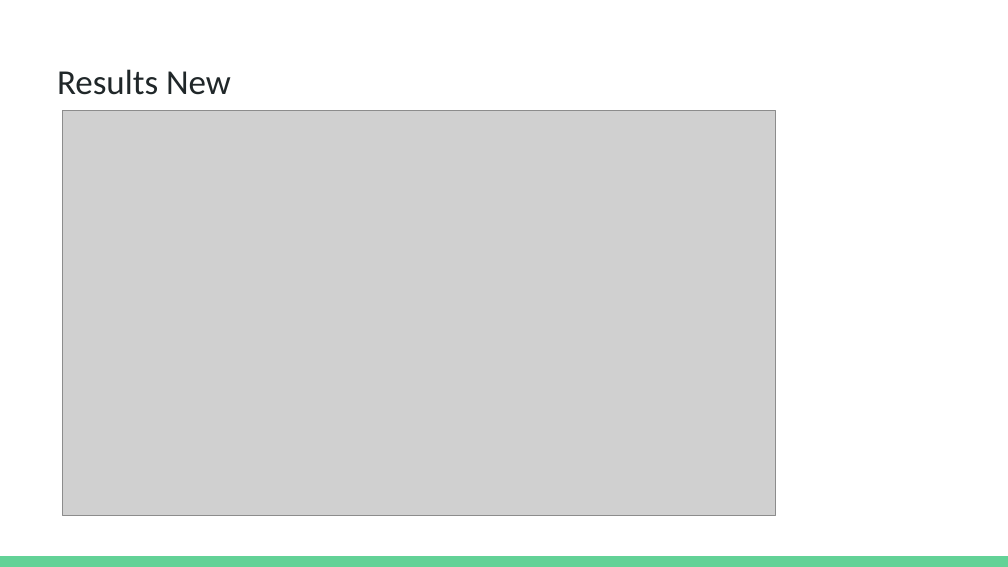
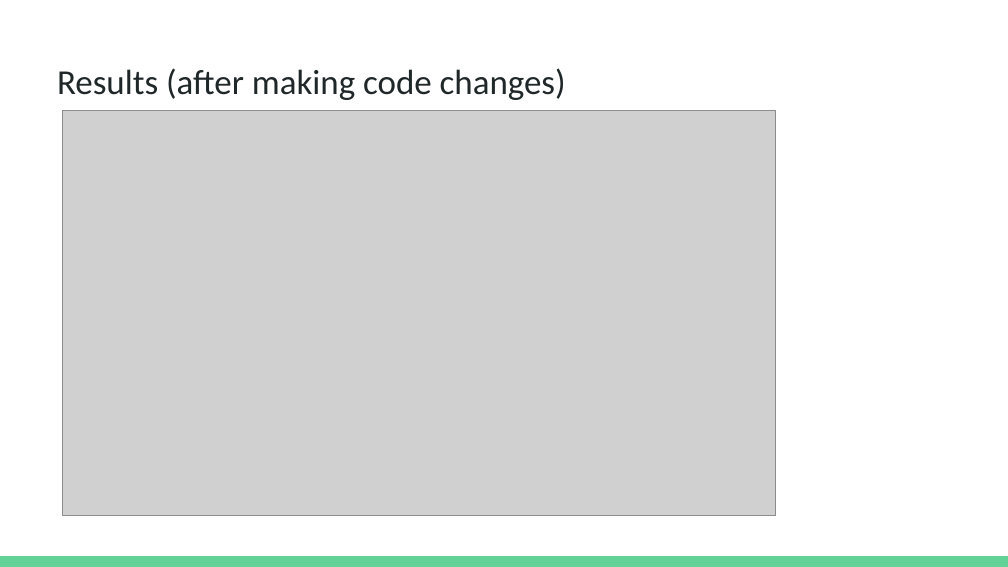
Before and after one commit to dbiswas0605/MCS-DS-CS598-DLH-HiCu, a slide deck: slide 12 of Presentation/CS598 DL4H Project Presentation.pptx. Drawn at 1008x567 pixels with LibreOffice and Linux fonts; fonts in the diff are those of the drawing; grey boxes stand for pictures. Boxes give left, top, right and bottom in pixels: in the first picture for what was removed or moved away, otherwise in the second. Text is boxed around its words. In the diff, an @@ line names an element or a change of style, - is before the commit and + after.

```diff
--- a/Presentation/CS598 DL4H Project Presentation.pptx
+++ b/Presentation/CS598 DL4H Project Presentation.pptx
@@ title at (x1=57, y1=68, x2=566, y2=100): text changed @@
-Results New
+Results (after making code changes)
```
Also in this commit, not shown: 11 other slides changed.
